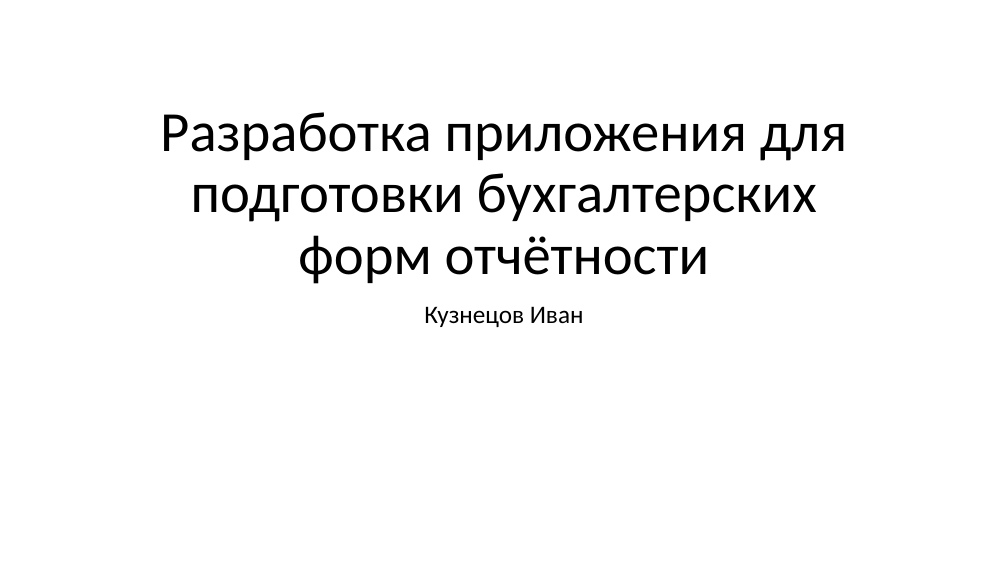
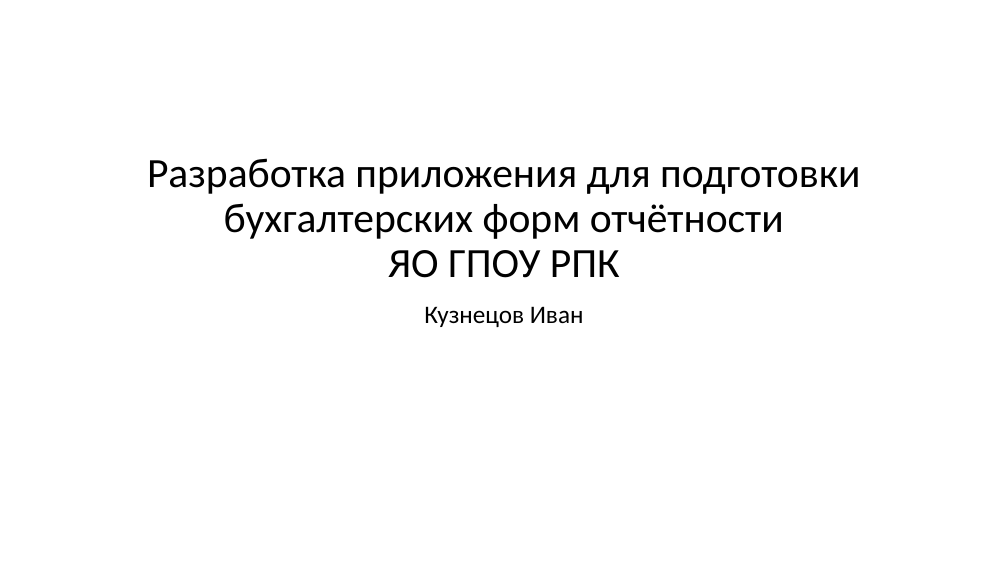
Before and after one commit to ux1e/diplome, a slide deck: slide 1 of files/Записка/Kuznetsov_Ivan_prezentacia.pptx. Drawn at 1008x567 pixels with LibreOffice and Linux fonts; fonts in the diff are those of the drawing. Boxes give left, top, right and bottom in pixels: in the first picture for what was removed or moved away, otherwise in the second. Text is boxed around its words. In the diff, an @@ line names an element or a change of style, - is before the commit and + after.

```diff
--- a/files/Записка/Kuznetsov_Ivan_prezentacia.pptx
+++ b/files/Записка/Kuznetsov_Ivan_prezentacia.pptx
@@ title at box(147, 158, 860, 278): text changed; size 54 to 39.6 pt @@
-Разработка приложения для подготовки бухгалтерских форм отчётности
+Разработка приложения для подготовки бухгалтерских форм отчётности
+ЯО ГПОУ РПК
```
Also in this commit, not shown: 1 slide added, 3 other files.
